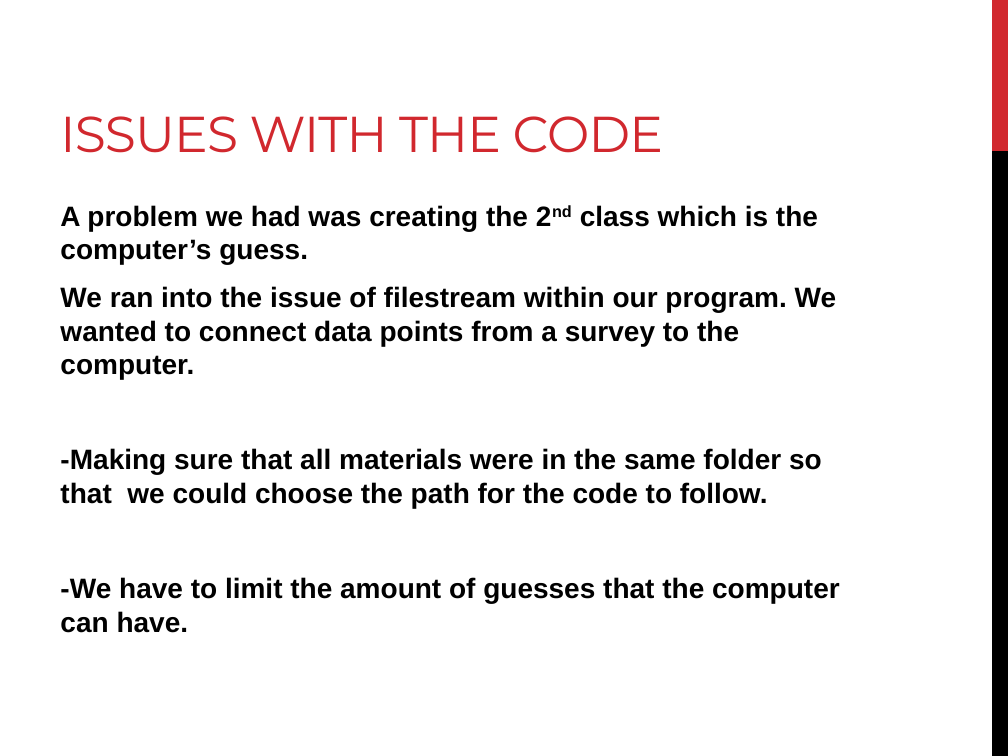
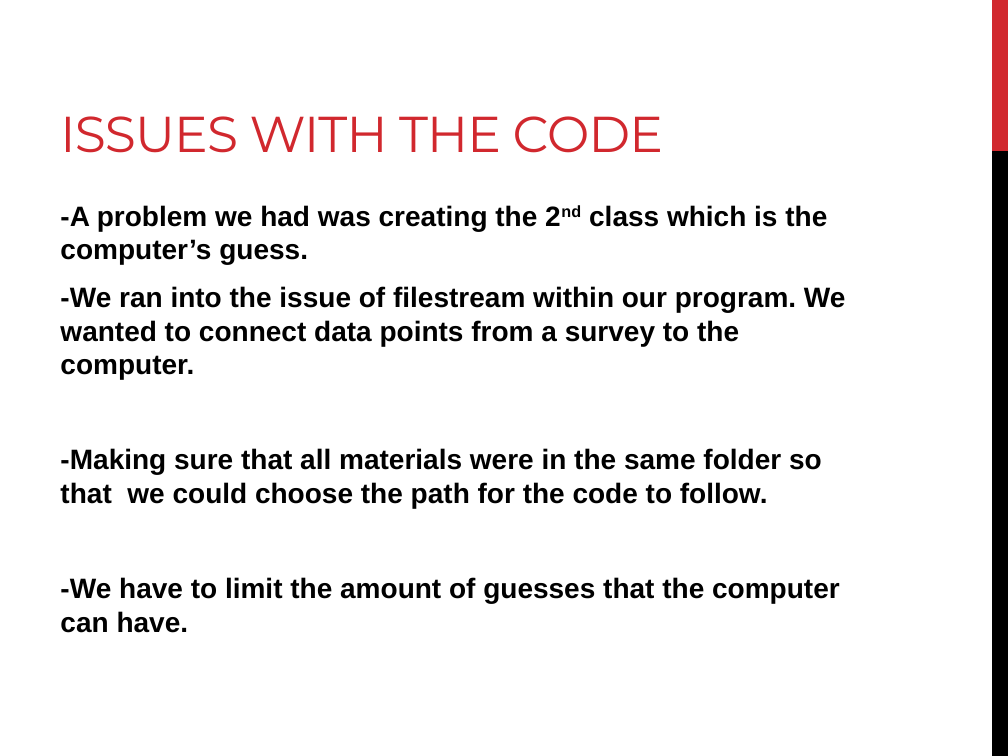
Before and after one commit to pnbrown/Number-Guesser, a slide deck: slide 10 of Presentation For Final Project C++ CIS27.pptx (slide 8 before the commit). Drawn at 1008x756 pixels with LibreOffice and Linux fonts; fonts in the diff are those of the drawing. Boxes give left, top, right and bottom in pixels: in the first picture for what was removed or moved away, otherwise in the second. Text is boxed around its words. In the diff, an @@ line names an element or a change of style, - is before the commit and + after.

```diff
--- a/Presentation For Final Project C++ CIS27.pptx
+++ b/Presentation For Final Project C++ CIS27.pptx
@@ text at <box>60,205,846,379</box>: text changed @@
-A problem we had was creating the 2nd class which is the computer’s guess.
-We ran into the issue of filestream within our program. We wanted to connect data points from a survey to the computer.
+-A problem we had was creating the 2nd class which is the computer’s guess.
+-We ran into the issue of filestream within our program. We wanted to connect data points from a survey to the computer.
```
Also in this commit, not shown: 3 other slides changed, 4 slides added.
